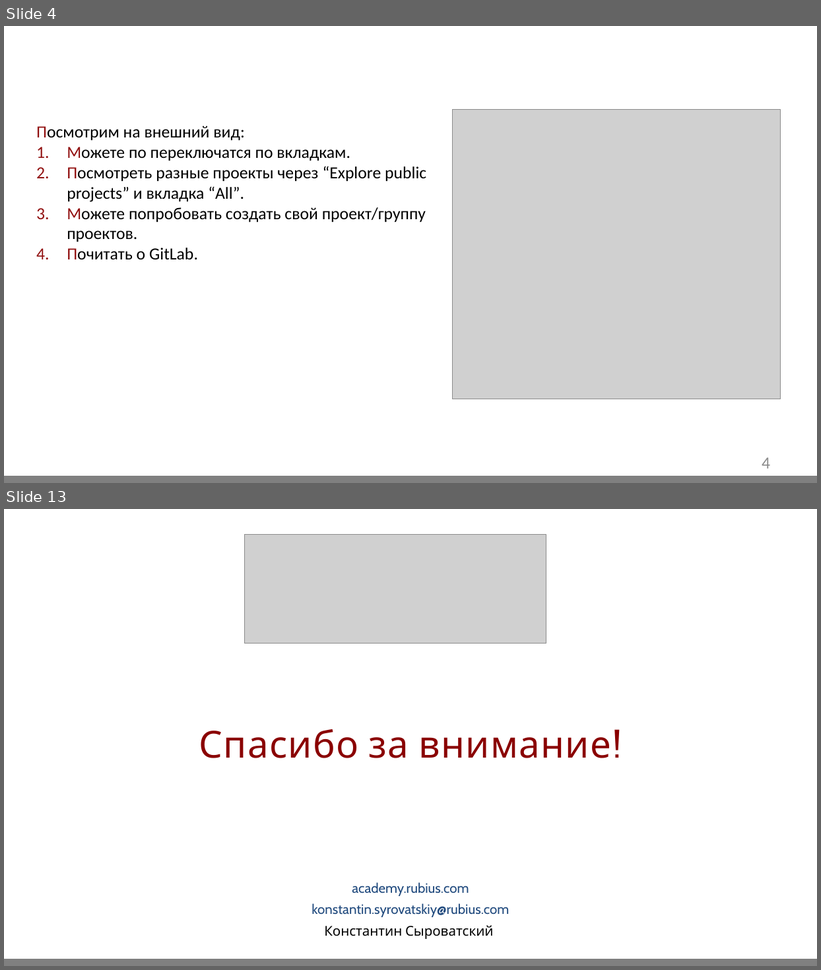
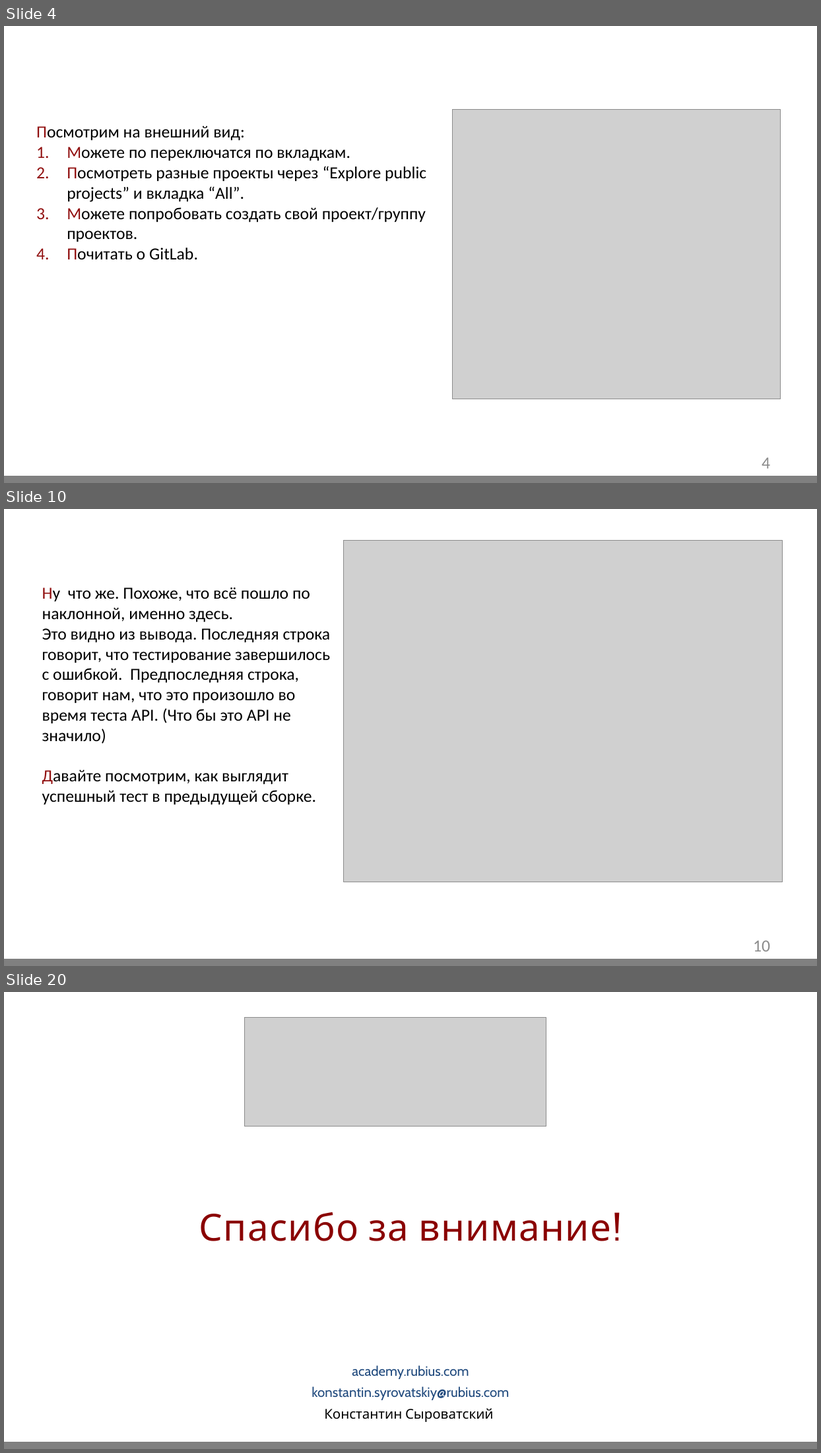
Before and after one commit to GidMaster/qa-courses, a slide deck: Home work.pptx. Shown one above the other, each under a label of ours: slides 4 and 13 before the commit, slides 4, 10 and 20 after it; the slides between them are not shown. The pictures are 821x970 and 821x1453 pixels, drawn with LibreOffice and Linux fonts; fonts in the diff are those of the drawing; grey boxes stand for pictures; background and template pictures are left out. Boxes give left, top, right and bottom in pixels: in the first picture for what was removed or moved away, otherwise in the second. Text is boxed around its words. In the diff, an @@ line names an element or a change of style, - is before the commit and + after.

```diff
--- a/Home work.pptx
+++ b/Home work.pptx
@@ slide 10 added at <box>4,509,817,966</box>, background #FFFFFF; not listed: 2 template elements that a slide beside it also shows @@
@@ picture added at <box>343,541,783,883</box> @@
@@ text added at <box>42,588,331,805</box>, 20 pt, text #000000 @@
+Ну что же. Похоже, что всё пошло по наклонной, именно здесь.
+Это видно из вывода. Последняя строка говорит, что тестирование завершилось с ошибкой. Предпоследняя строка, говорит нам, что это произошло во время теста API. (Что бы это API не значило)
+Давайте посмотрим, как выглядит успешный тест в предыдущей сборке.
@@ page number added at <box>753,941,770,952</box>, 20 pt, text #8C8C8C @@
+10
@@ what was slide 13 is now slide 20 @@
```
Also in this commit, not shown: 4 slides changed, 11 other slides added, 6 slides removed, 1 other file.
